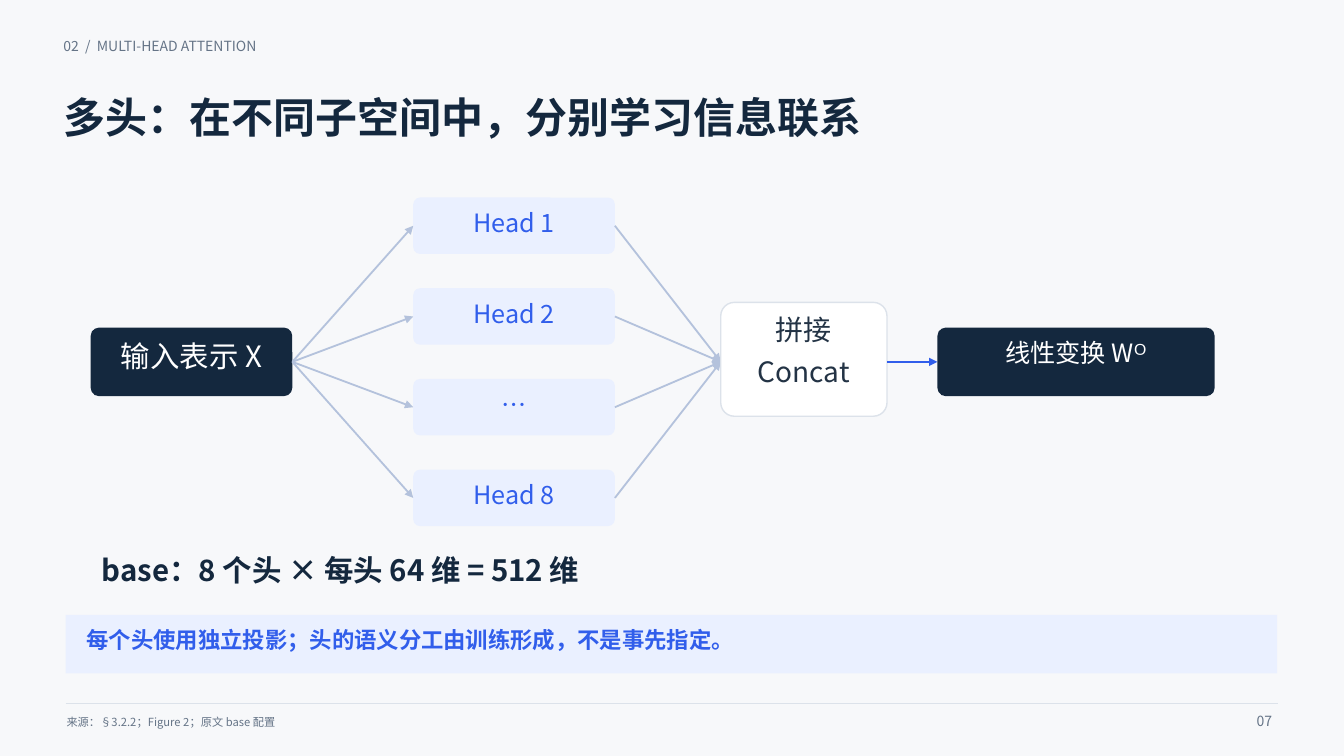
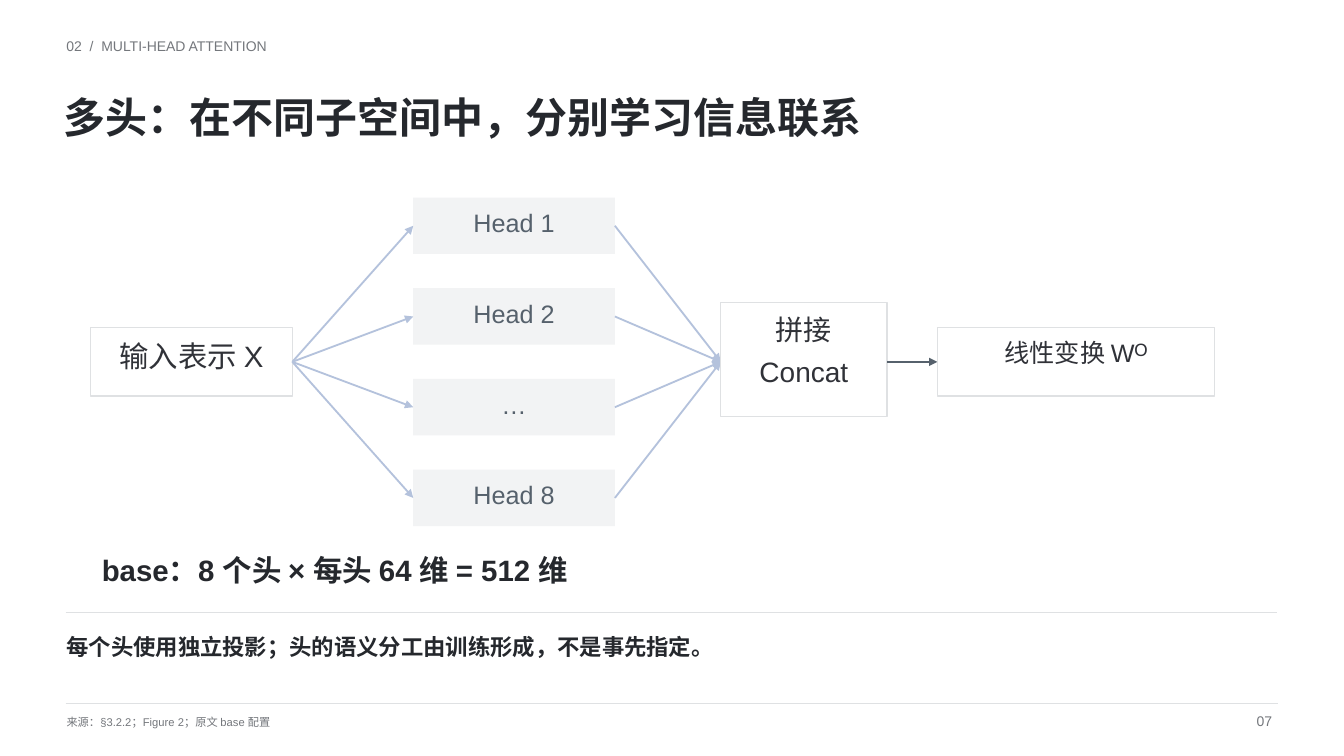
Before and after one commit to yueyunsun77-debug/yueyunsun77-debug, a slide deck: slide 7 of 组会汇报/第一次组会汇报/Transformer_组会汇报_简约学术版.pptx. Drawn at 1344x756 pixels with LibreOffice and Linux fonts; fonts in the diff are those of the drawing. Boxes give left, top, right and bottom in pixels: in the first picture for what was removed or moved away, otherwise in the second. Text is boxed around its words. In the diff, an @@ line names an element or a change of style, - is before the commit and + after.

```diff
--- a/组会汇报/第一次组会汇报/Transformer_组会汇报_简约学术版.pptx
+++ b/组会汇报/第一次组会汇报/Transformer_组会汇报_简约学术版.pptx
@@ background #F7F8FA to #FFFFFF @@
@@ font Noto Sans CJK SC to Arial, text colour #657487 to #74777C in 3 elements at (67,717,270,728), (1257,716,1273,726), (66,41,267,51) @@
@@ text "多头：在不同子空间中，分别学习信息联系" at (63,97,861,139): font Noto Sans CJK SC to Arial, text colour #14283E to #25282D @@
@@ rectangle at (91,328,292,396): rounded rectangle to rectangle; fill #14283E to #FFFFFF; outline none to #DFE1E3 1 pt @@
@@ rectangle at (721,302,887,416): rounded rectangle to rectangle; outline #DCE2EA 1 pt to #DFE1E3 1 pt @@
@@ text "拼接" at (759,316,848,383): font Noto Sans CJK SC to Arial, text colour #233345 to #303238 @@
@@ rectangle at (938,328,1215,396): rounded rectangle to rectangle; fill #14283E to #FFFFFF; outline none to #DFE1E3 1 pt @@
@@ text "输入表示 X" at (120,342,264,370): font Noto Sans CJK SC to Arial, text colour #FFFFFF to #303238 @@
@@ text "线性变换 Wᴼ" at (1004,340,1148,364): font Noto Sans CJK SC to Arial, text colour #FFFFFF to #303238 @@
@@ font Noto Sans CJK SC to Arial, text colour #315EEB to #56616C in 4 elements at (473,214,555,232), (473,305,555,323), (473,486,555,504), (425,387,603,432) @@
@@ arrow (887, 362) - (938, 362): stroke #315EEB 1.5 pt to #56616C 1.5 pt @@
@@ rounded rectangle to rectangle; fill #EAF0FF to #F2F3F4 in 4 elements at (413,198,615,254), (413,288,615,345), (413,379,615,436), (413,470,615,526) @@
@@ text "base：8 个头 × 每头 64 ..." at (102,556,567,584): font Noto Sans CJK SC to Arial, text colour #14283E to #25282D @@
@@ rectangle removed at (66,615,1277,674) @@
@@ line added from (66, 613) to (1277, 613), #DFE1E3 0.9 pt @@
@@ text "每个头使用独立投影；头的语义分工由训练形成，不是事先指定。": place and size @@
-text "每个头使用独立投影；头的语义分工由训练形成，不是事先指定。" at (87,629,734,652)
+text "每个头使用独立投影；头的语义分工由训练形成，不是事先指定。" at (66,636,713,659)
@@ text "每个头使用独立投影；头的语义分工由训练形成，不是事先指定。" at (66,636,713,659): font Noto Sans CJK SC to Arial, text colour #315EEB to #25282D @@
```
Also in this commit, not shown: 18 other slides changed, 4 other files.
